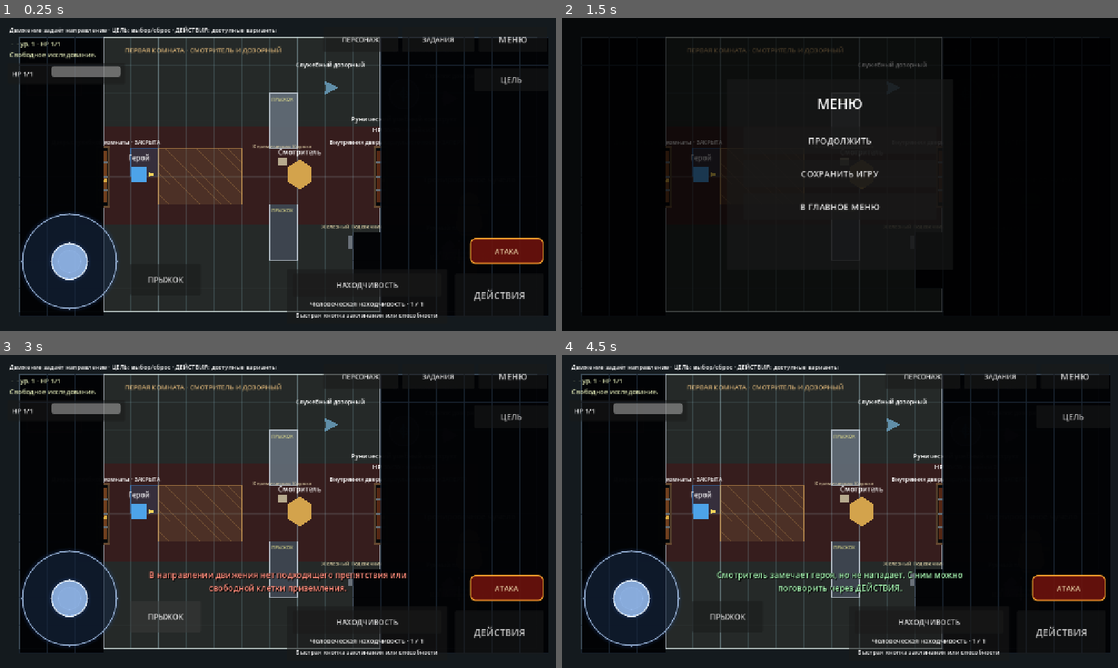
Above: before the commit, frames 1-4 (two rows, left to right).
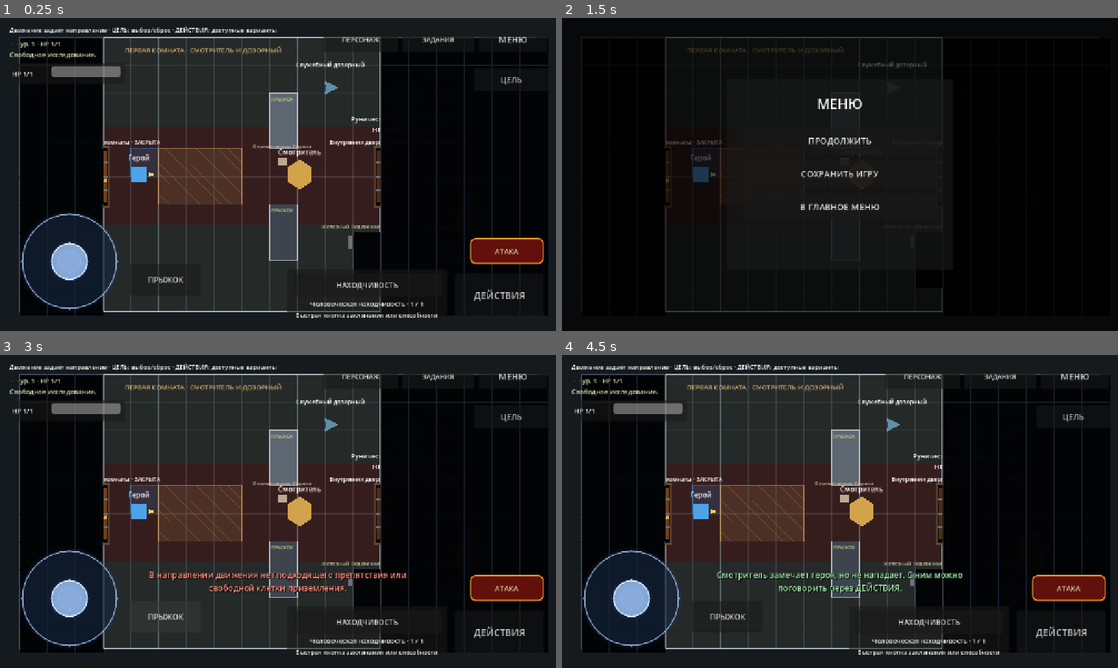
Above: after the commit, the same moments.

Repository: eretenkodaniil16-rgb/rpg-project
Game: Godot game, scene res://scenes/game/game.tscn
Two runs of this game, one before a commit and one after it. Both use one fixed random seed, a clock stepped at 60 frames per second and the inputs below. This scene is started directly instead of the project's main scene.
Inputs:
- Up to frame 1 (0.25 s): no input
- Up to frame 2 (1.5 s): click "ДЕЙСТВИЯ" at 0.5 s; click "МЕНЮ" at 1.25 s
- Up to frame 3 (3 s): click "ПРОДОЛЖИТЬ" at 2 s; click "ПРЫЖОК" at 2.75 s
- Up to frame 4 (4.5 s): click "ПЕРСОНАЖ" at 3.5 s; click "ЗАКРЫТЬ" at 4.25 s

The runs differ from the first frame. In frame 1, 0.1% of the frame differs, in the area x 18-69%, y 6-94%; in frame 2, less than 0.1%; in frame 3, 0.1%; in frame 4, 0.1%.

Commit message:
feat(visibility): keep walls visible above fog

Diff:
--- a/scripts/game/game_directional_touch_runtime.gd
+++ b/scripts/game/game_directional_touch_runtime.gd
@@ -2,11 +2,15 @@
 
 const EXPLORATION_PATH_LIMIT: int = 512
 const NPC_TRIGGER_SCALE: float = 1.35
+const FOG_RENDER_Z_INDEX: int = 45
+const WALL_RENDER_Z_INDEX: int = 50
+const DOOR_RENDER_Z_INDEX: int = 51
 
 
 func _ready() -> void:
 	super._ready()
 	call_deferred("_expand_npc_trigger_zones")
+	call_deferred("_configure_occlusion_rendering")
 
 
 func _unhandled_input(event: InputEvent) -> void:
@@ -32,6 +36,21 @@
 		if collision.shape is RectangleShape2D:
 			return (collision.shape as RectangleShape2D).size
 	return Vector2.ZERO
+
+
+func get_visibility_render_order_for_testing() -> Dictionary:
+	var fog: CanvasItem = get_tree().get_first_node_in_group("player_visibility") as CanvasItem
+	var room: Node = get_node_or_null("StealthTestRoom")
+	var wall: Polygon2D = room.get_node_or_null("WestPartitionTop/Polygon2D") as Polygon2D if room != null else null
+	var door_visual: Polygon2D = null
+	var doors: Array[Node] = get_tree().get_nodes_in_group("stealth_doors")
+	if not doors.is_empty() and is_instance_valid(doors[0]):
+		door_visual = doors[0].get_node_or_null("Visual") as Polygon2D
+	return {
+		"fog_z": fog.z_index if fog != null else -1,
+		"wall_z": wall.z_index if wall != null else -1,
+		"door_z": door_visual.z_index if door_visual != null else -1
+	}
 
 
 func _try_handle_exploration_pointer(event: InputEvent) -> bool:
@@ -106,3 +125,35 @@
 		if dedicated != null:
 			return dedicated
 	return actor.get_node_or_null("CollisionShape2D") as CollisionShape2D
+
+
+func _configure_occlusion_rendering() -> void:
+	for _frame: int in range(3):
+		await get_tree().process_frame
+	var fog: CanvasItem = get_tree().get_first_node_in_group("player_visibility") as CanvasItem
+	if fog != null:
+		fog.z_as_relative = false
+		fog.z_index = FOG_RENDER_Z_INDEX
+	var room: Node = get_node_or_null("StealthTestRoom")
+	if room != null:
+		for wall_name: String in [
+			"WestPartitionTop",
+			"WestPartitionBottom",
+			"InnerPartitionTop",
+			"InnerPartitionBottom"
+		]:
+			var wall: Node = room.get_node_or_null(wall_name)
+			if wall == null:
+				continue
+			for child: Node in wall.get_children():
+				if child is Polygon2D:
+					var wall_visual: Polygon2D = child as Polygon2D
+					wall_visual.z_as_relative = false
+					wall_visual.z_index = WALL_RENDER_Z_INDEX
+	for door: Node in get_tree().get_nodes_in_group("stealth_doors"):
+		if not is_instance_valid(door):
+			continue
+		var visual: Polygon2D = door.get_node_or_null("Visual") as Polygon2D
+		if visual != null:
+			visual.z_as_relative = false
+			visual.z_index = DOOR_RENDER_Z_INDEX
